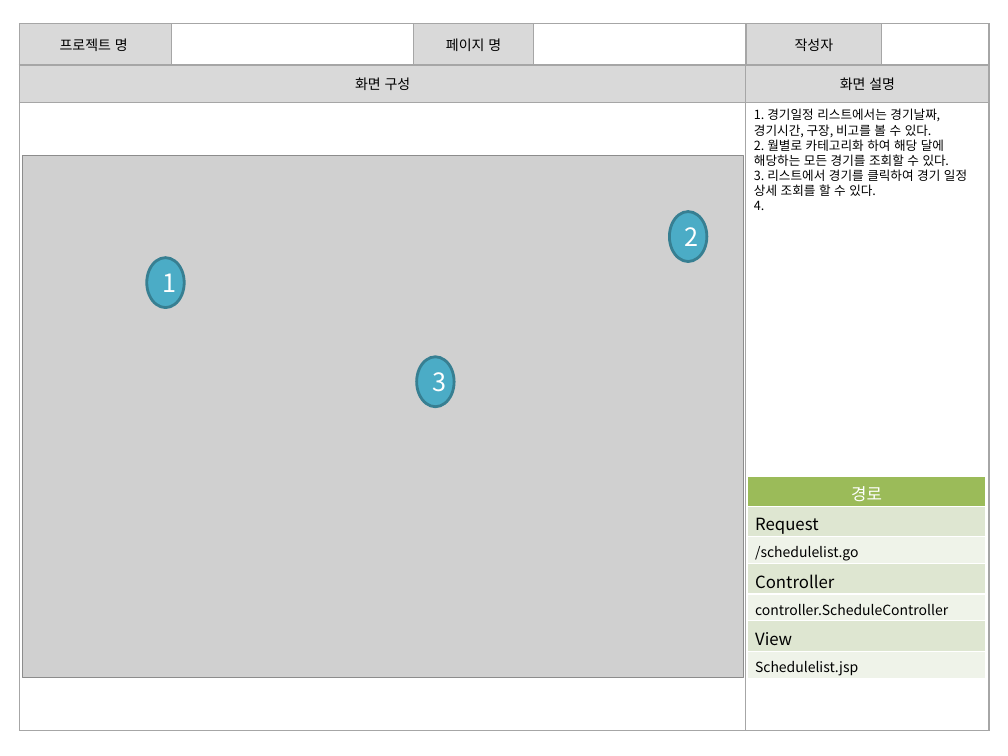
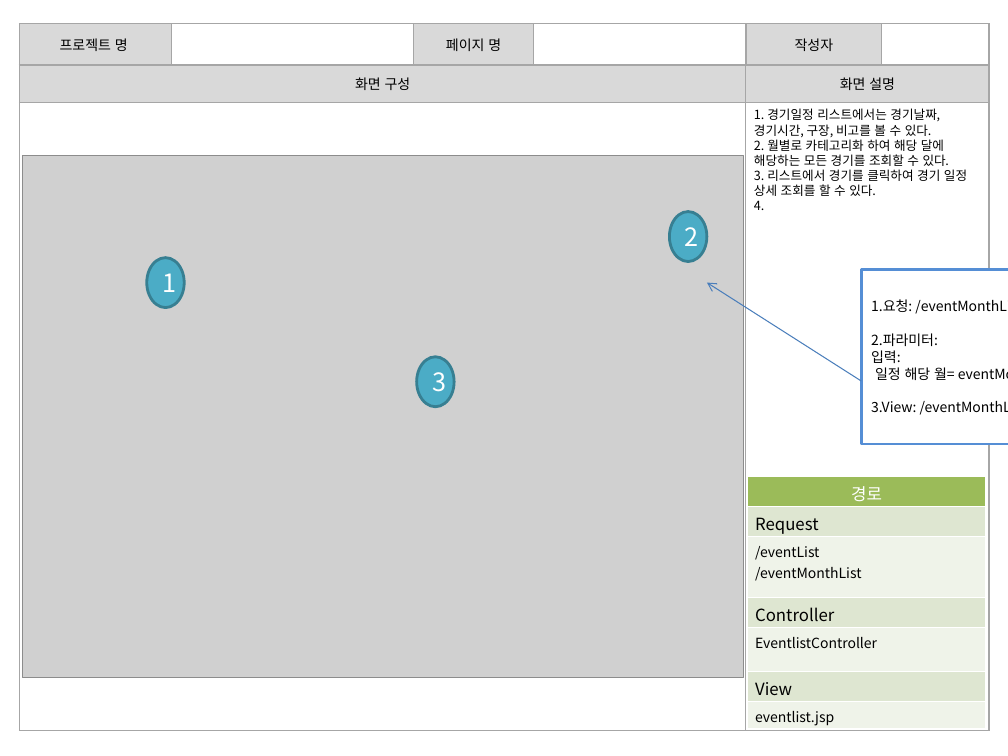
Before and after one commit to banana1531/ggs, a slide deck: slide 3 of doc/1.개인폴더/최현우/01. 스토리보드_경기일정.pptx (slide 4 before the commit). Drawn at 1008x756 pixels with LibreOffice and Linux fonts; fonts in the diff are those of the drawing; grey boxes stand for pictures. Boxes give left, top, right and bottom in pixels: in the first picture for what was removed or moved away, otherwise in the second. Text is boxed around its words. In the diff, an @@ line names an element or a change of style, - is before the commit and + after.

```diff
--- a/doc/1.개인폴더/최현우/01. 스토리보드_경기일정.pptx
+++ b/doc/1.개인폴더/최현우/01. 스토리보드_경기일정.pptx
@@ rectangle added at box(861, 269, 1008, 444), fill #FFFFFF, outline #558ED5 2 pt, 10 pt, text #000000 @@
+1.요청: /eventMonthList
+2.파라미터:
+입력:
+일정 해당 월= eventMonth
+3.View: /eventMonthList
@@ arrow added from (861, 381) to (707, 282), #4B7EBC 0.75 pt @@
@@ table at box(748, 476, 986, 730) @@
-row 3, column 1: /schedulelist.go
+row 3, column 1: /eventList / /eventMonthList
-row 5, column 1: controller.ScheduleController
+row 5, column 1: EventlistController
-row 7, column 1: Schedulelist.jsp
+row 7, column 1: eventlist.jsp
```
Also in this commit, not shown: 5 other slides changed, 1 slide removed.
